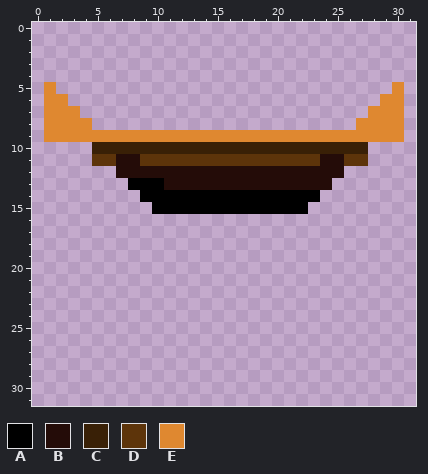
Two states of a pixel-art file, BrakeysGJ/AsepriteFiles/Torch.aseprite. Above, as it was before the edit.
32x32 pixels, 1 frame.
Palette (. is transparent): A #000000  B #240c08  C #392006  D #5d340a  E #df8830
Pixels before, first column x 1:
 5 E............................E
 6 EE..........................EE
 7 EEE........................EEE
 8 EEEE......................EEEE
 9 EEEEEEEEEEEEEEEEEEEEEEEEEEEEEE
10 ....CCCCCCCCCCCCCCCCCCCCCCC...
11 ....DDBBDDDDDDDDDDDDDDDBBDD...
12 ......BBBBBBBBBBBBBBBBBBB.....
13 .......AAABBBBBBBBBBBBBB......
14 ........AAAAAAAAAAAAAAA.......
15 .........AAAAAAAAAAAAA........
The same view after the edit:
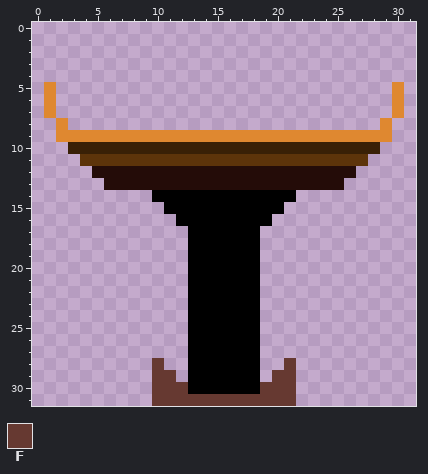
Colours new in this view: F #663931
What changed:
y 6: x 2 E -> .; x 29 E -> .
y 7: x 2..3 EE -> ..; x 28..29 EE -> ..
y 8: x 1 E -> .; x 3..4 EE -> ..; x 27..28 EE -> ..; x 30 E -> .
y 9: x 1 E -> .; x 30 E -> .
y 10: x 3..4 .. -> CC; x 28 . -> C
y 11: x 4 . -> D; x 7..8 BB -> DD; x 24..25 BB -> DD
y 12: x 5..6 .. -> BB; x 26 . -> B
y 13: x 6..10 ..AAA -> BBBBB; x 25 . -> B
y 14: x 9 A -> .; x 22..23 AA -> ..
y 15: x 10 A -> .; x 21..22 AA -> ..
y 16: x 12..19 ........ -> AAAAAAAA
y 17..27: x 13..18 ...... -> AAAAAA
y 28: x 10 . -> F; x 13..18 ...... -> AAAAAA; x 21 . -> F
y 29: x 10..11 .. -> FF; x 13..18 ...... -> AAAAAA; x 20..21 .. -> FF
y 30: x 10..21 ............ -> FFFAAAAAAFFF
y 31: x 10..21 ............ -> FFFFFFFFFFFF
